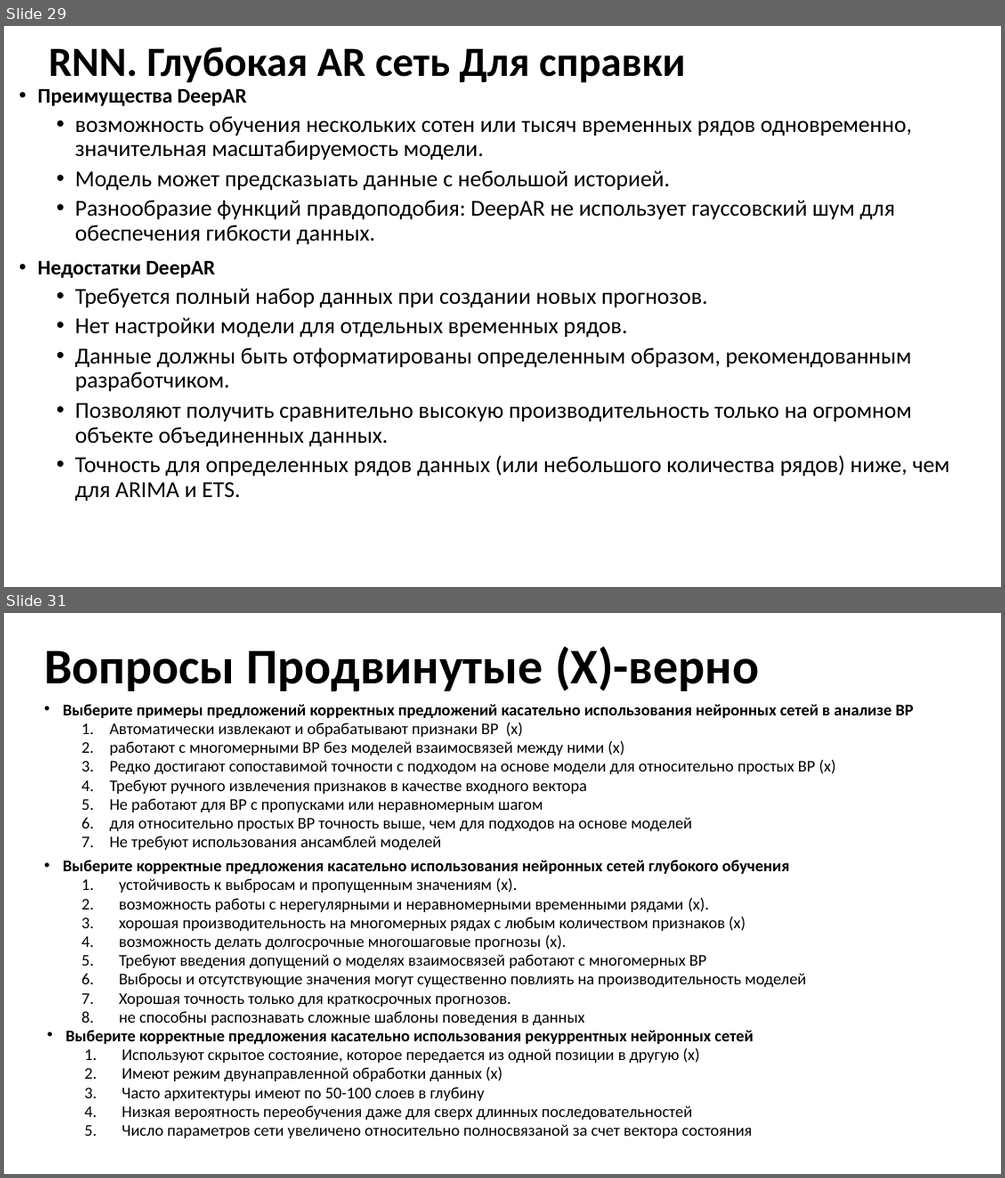
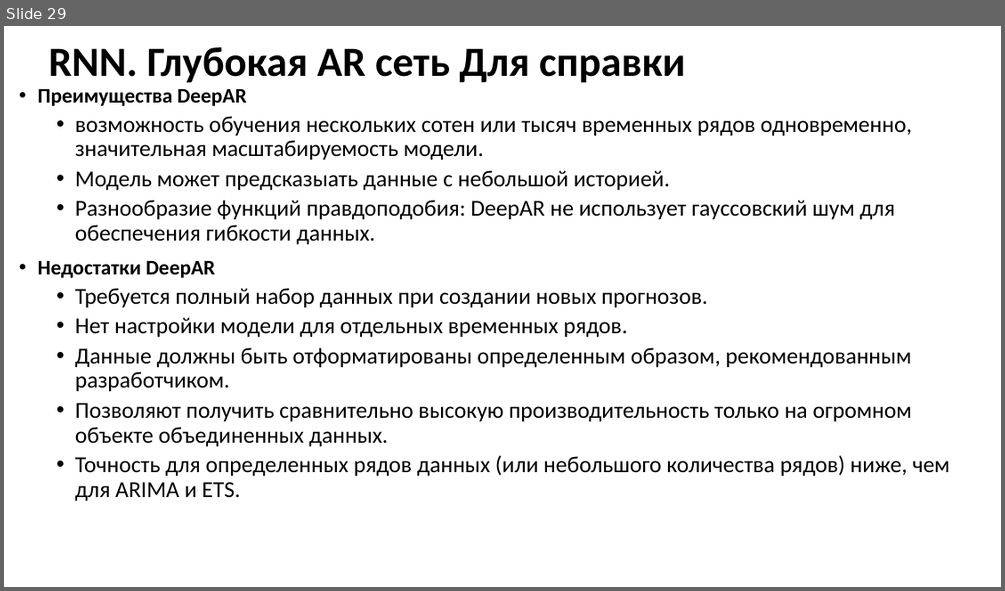
Before and after one commit to MVRonkin/TimeSeriesCourse, a slide deck: 2024/Lec/Юнит 22 - глубокое обучение нейронных сетей.pptx. Shown one above the other, each under a label of ours: slides 29 and 31 before the commit, slide 29 after it; the slides between them are not shown. The pictures are 1005x1178 and 1005x591 pixels, drawn with LibreOffice and Linux fonts; fonts in the diff are those of the drawing. Boxes give left, top, right and bottom in pixels: in the first picture for what was removed or moved away, otherwise in the second. Text is boxed around its words. In the diff, an @@ line names an element or a change of style, - is before the commit and + after.

```diff
--- a/2024/Lec/Юнит 22 - глубокое обучение нейронных сетей.pptx
+++ b/2024/Lec/Юнит 22 - глубокое обучение нейронных сетей.pptx
@@ slide 31 removed at bbox=[4, 613, 1001, 1174], background #FFFFFF @@
@@ title removed at bbox=[44, 646, 759, 691] @@
-Вопросы Продвинутые (X)-верно
@@ text removed at bbox=[63, 704, 914, 1138] @@
-• Выберите примеры предложений корректных предложений касательно использования нейронных сетей в анализе ВР
-  1. Автоматически извлекают и обрабатывают признаки ВР (х)
-  2. работают с многомерными ВР без моделей взаимосвязей между ними (х)
-  3. Редко достигают сопоставимой точности с подходом на основе модели для относительно простых ВР (х)
-  4. Требуют ручного извлечения признаков в качестве входного вектора
-  5. Не работают для ВР с пропусками или неравномерным шагом
-  6. для относительно простых ВР точность выше, чем для подходов на основе моделей
-  7. Не требуют использования ансамблей моделей
-• Выберите корректные предложения касательно использования нейронных сетей глубокого обучения
-  1. устойчивость к выбросам и пропущенным значениям (x).
-  2. возможность работы с нерегулярными и неравномерными временными рядами (x).
-  3. хорошая производительность на многомерных рядах с любым количеством признаков (х)
-  4. возможность делать долгосрочные многошаговые прогнозы (x).
-  5. Требуют введения допущений о моделях взаимосвязей работают с многомерных ВР
-  6. Выбросы и отсутствующие значения могут существенно повлиять на производительность моделей
-  7. Хорошая точность только для краткосрочных прогнозов.
-  8. не способны распознавать сложные шаблоны поведения в данных
-  • Выберите корректные предложения касательно использования рекуррентных нейронных сетей
-    1. Используют скрытое состояние, которое передается из одной позиции в другую (х)
-    2. Имеют режим двунаправленной обработки данных (х)
-    3. Часто архитектуры имеют по 50-100 слоев в глубину
-    4. Низкая вероятность переобучения даже для сверх длинных последовательностей
-    5. Число параметров сети увеличено относительно полносвязаной за счет вектора состояния
```
Also in this commit, not shown: 1 slide changed, 1 other slide removed, 19 other files.
